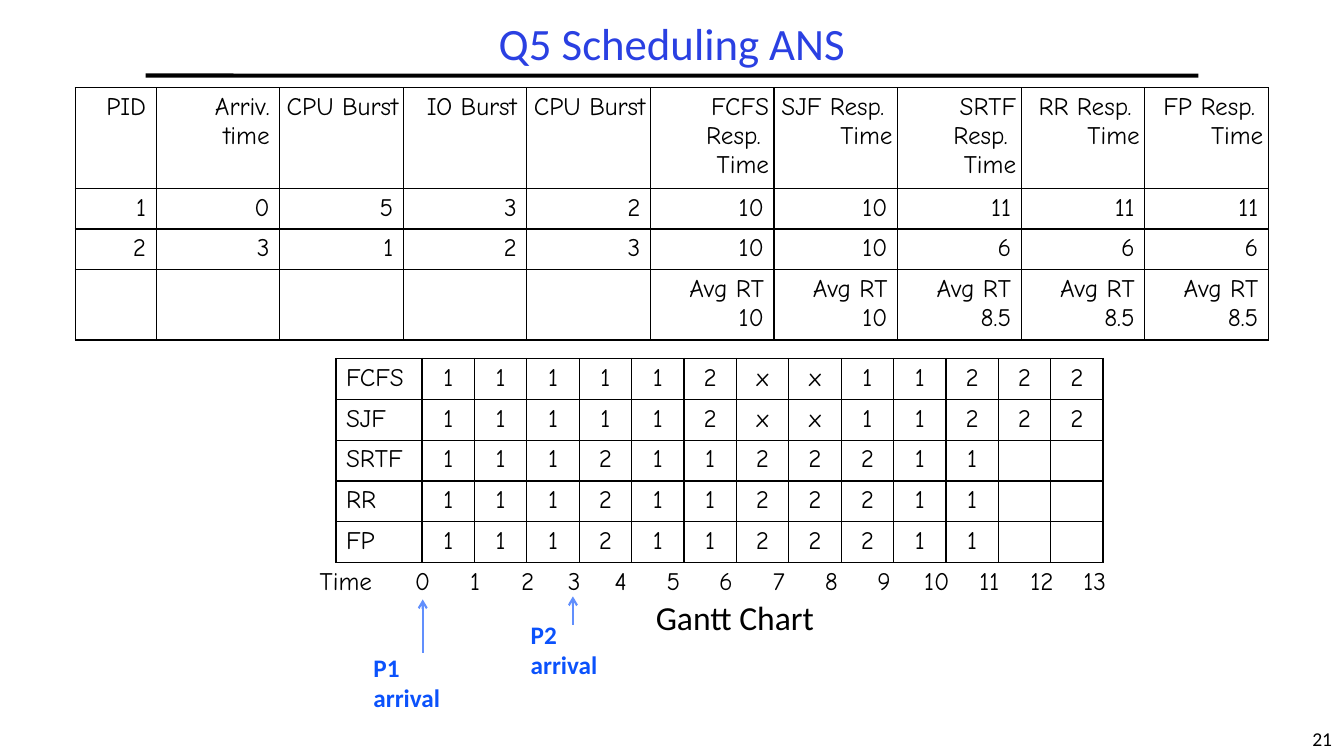
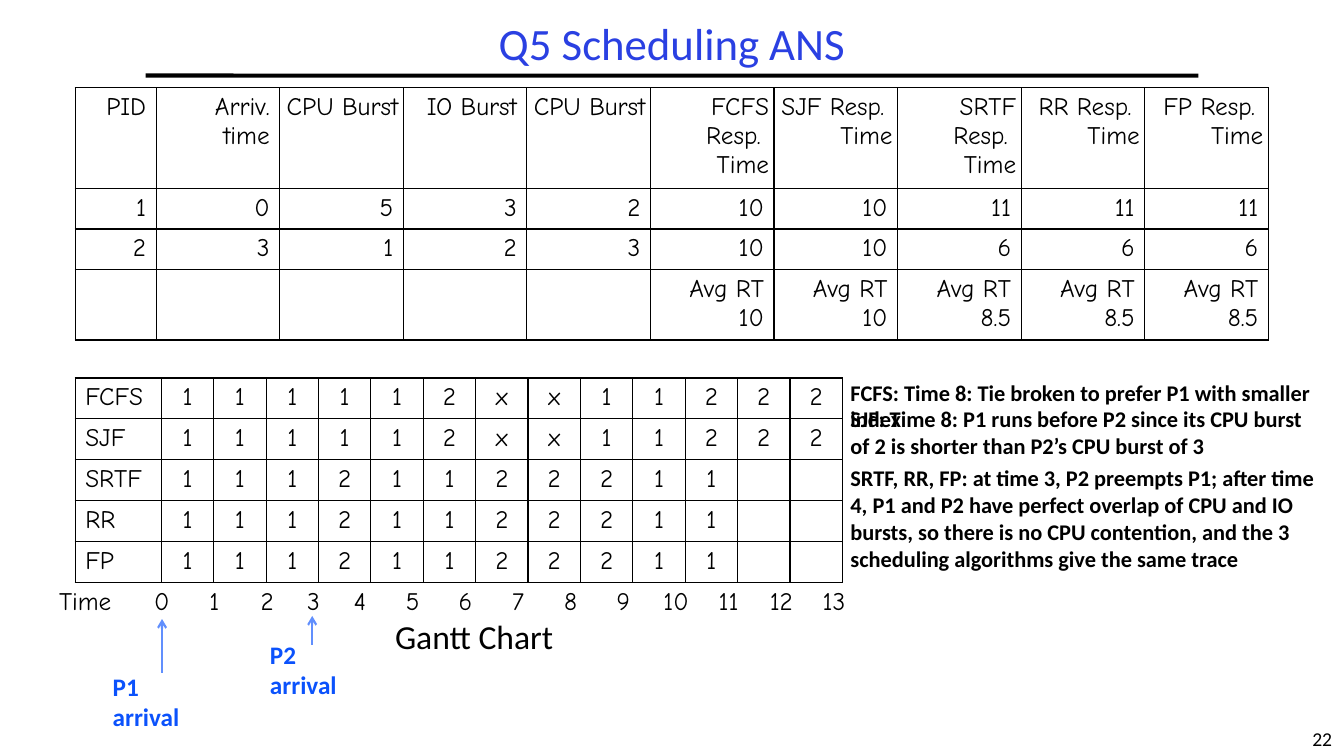
Before and after one commit to guhofstra/CSC256Fa25, a slide deck: slide 22 of PPTs/Exam/CSC256 Midterm Exam ANS Fa2025.pptx (slide 21 before the commit). Drawn at 1344x756 pixels with LibreOffice and Linux fonts; fonts in the diff are those of the drawing. Boxes give left, top, right and bottom in pixels: in the first picture for what was removed or moved away, otherwise in the second. Text is boxed around its words. In the diff, an @@ line names an element or a change of style, - is before the commit and + after.

```diff
--- a/PPTs/Exam/CSC256 Midterm Exam ANS Fa2025.pptx
+++ b/PPTs/Exam/CSC256 Midterm Exam ANS Fa2025.pptx
@@ text added at [850,385,1310,405], 16 pt, text #000000, bold @@
+FCFS: Time 8: Tie broken to prefer P1 with smaller index
@@ text added at [850,411,1302,454], 16 pt, text #000000, bold @@
+SJF: Time 8: P1 runs before P2 since its CPU burst of 2 is shorter than P2’s CPU burst of 3
@@ text added at [850,470,1313,571], 16 pt, text #000000, bold @@
+SRTF, RR, FP: at time 3, P2 preempts P1; after time 4, P1 and P2 have perfect overlap of CPU and IO bursts, so there is no CPU contention, and the 3 scheduling algorithms give the same trace
@@ 3 texts, 2 tables, 2 arrows: place and size @@
-3 texts, 2 tables, 2 arrows at [310,359,1118,707]
+3 texts, 2 tables, 2 arrows at [49,378,858,726]
@@ page number at [1312,733,1332,746]: text changed @@
-21
+22
```
Also in this commit, not shown: 6 other slides changed, 1 slide added, 2 other files.
